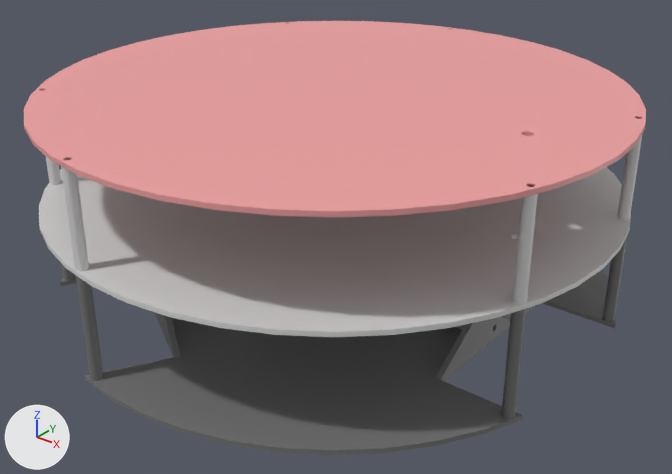
The COLLADA model src/smartbin_robot/meshes/base_link.dae as it was, and as the next commit left it.
The view is the same before and after, from a camera (50 mm lens) standing at (0.237, -0.295, 0.205) and looking at (0.006, -0.007, 0.026). Every picture has the same lights, and +X, +Y and +Z are marked at lower left. The first picture is the older version.

The first picture shows 'base_link_3'.
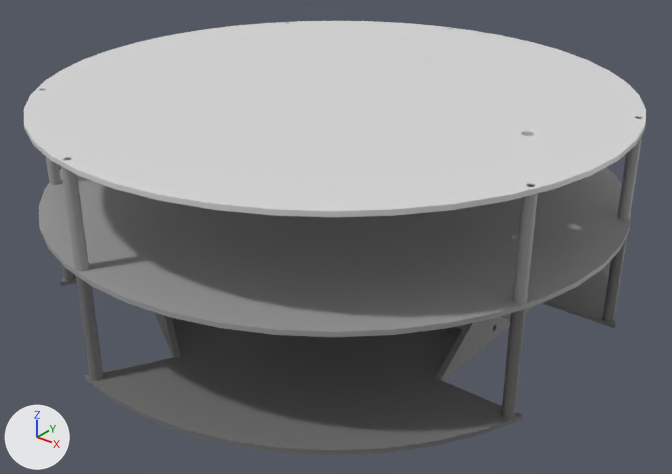
Where the change shows, as pixel boxes [x1, y1, x2, y2] in the pictures (672 x 474 px):
'base_link_3', recoloured
    both: [24, 21, 646, 340]

The change, as a list of edits to the scene's bpy script:
```text
Change mat_plastic___translucent_glossy__gray:
    mat_plastic___translucent_glossy__gray.base_color: (0.702, 0.702, 0.702) -> (0.349, 0.349, 0.349)  # light grey #dadada -> grey #9f9f9f
Change mat_aluminum___anodized_glossy__red:
    mat_aluminum___anodized_glossy__red.base_color: (0.855, 0.349, 0.349) -> (0.702, 0.702, 0.702)  # pink #ee9f9f -> light grey #dadada
```
